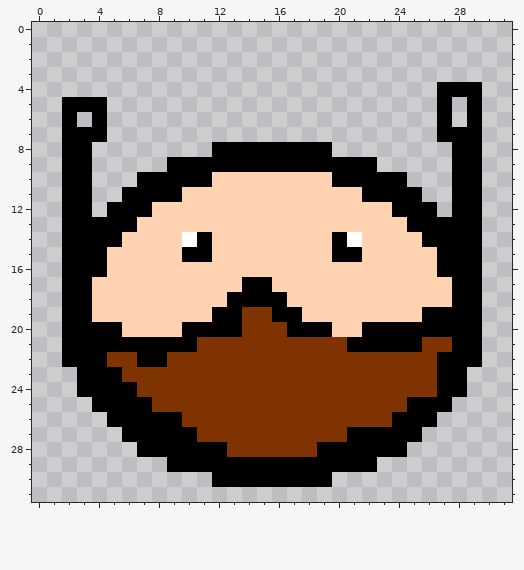
One commit to this pixel-art sprite: PogGame/character.png. Above is the file before it was changed.
The file is 32x32 pixels.
After:
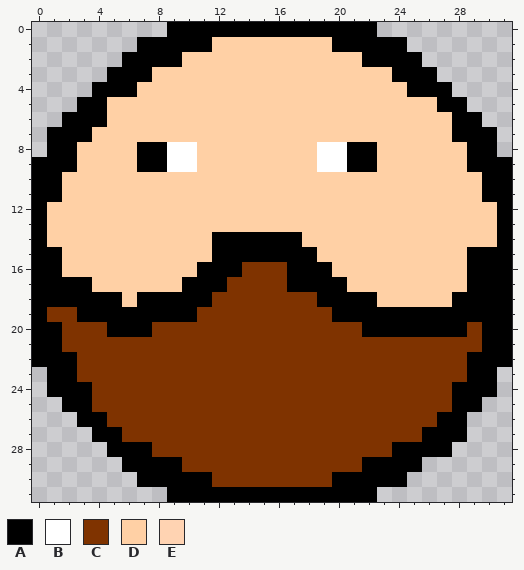
Palette (. is transparent): A #000000  B #ffffff  C #7f3300  D #ffd0a5  E #ffd3b2
What changed:
Changed rows in their new state; - is an unchanged pixel.
first column x 0:
 0 ---------AAAAAAAAAAAAAA---------
 1 -------AAAAADDDDDDDDAAAAA-------
 2 ------AAAADDDDDDDDDDDDAAAA------
 3 -----AAADDDDDDDDDDDDDDDDAAA-----
 4 ----AAADDDDDDDDDDDDDDDDDDAA-..--
 5 --.--DDDDDDDDDDDDDDDDDDDDDD-A.--
 6 ---A-DDDDDDDDDDDDDDDDDDDDDDDA---
 7 -A--DDDDDDDDDDDDDDDDDDDDDDDD--A-
 8 -A-DDDDAABBDDDDDDDDBBAADDDDDD-A-
 9 AA-DDDDAABBDDDDDDDDBB--DDDDDD-AA
10 AADDDDDDDDDDDDDDDDDDDDDDDDDDDDAA
11 AADDDDDDDDDDDDDDDDDDDDDDDDDDDDAA
12 ADDDDDDDDDDDDDDDDDDDDDDDDDDDDDDA
13 ADDDDDDDDDDDDDDDDDDDDDDDDDDDDDDA
14 ADDDDDDDDDDDAAAAAADDDDDDDDDDDDDA
15 AADDDDDDDDDDAAAAAAADDDDDDDDDD-AA
16 AADDDDDDDDDAAACCCAAADDDDDDDDD-AA
17 AA--DDDDDDAAACCCCAAAADDDDDDDD-AA
18 AA--AADAAAAACCCCCCCAAAADDDDD--AA
19 ACC-AAAAAAACCC--CCCCAAAAAA----AA
20 AACCC-AACCCCCC---CCCCC-------CAA
21 AACCCCCCCCC----------CCCCC--CCAA
22 AA-CC--CC------------------CC-AA
23 -AACCC---------------------CCAA-
24 -AA-CCC--------------------C-AA-
25 --AACCCC-----------------CCCAA--
26 ---AACCCCC--------------CCCAA---
27 ----AACCCCC----------CCCCCAAA---
28 -----AA-CCCCC------CCCCC-AAA----
29 ------AAA-CCCCCCCCCCCC-AAA------
30 -------AAAAACCCCCCCCAAAAA-------
31 ---------AAAAAAAAAAAAAA---------
